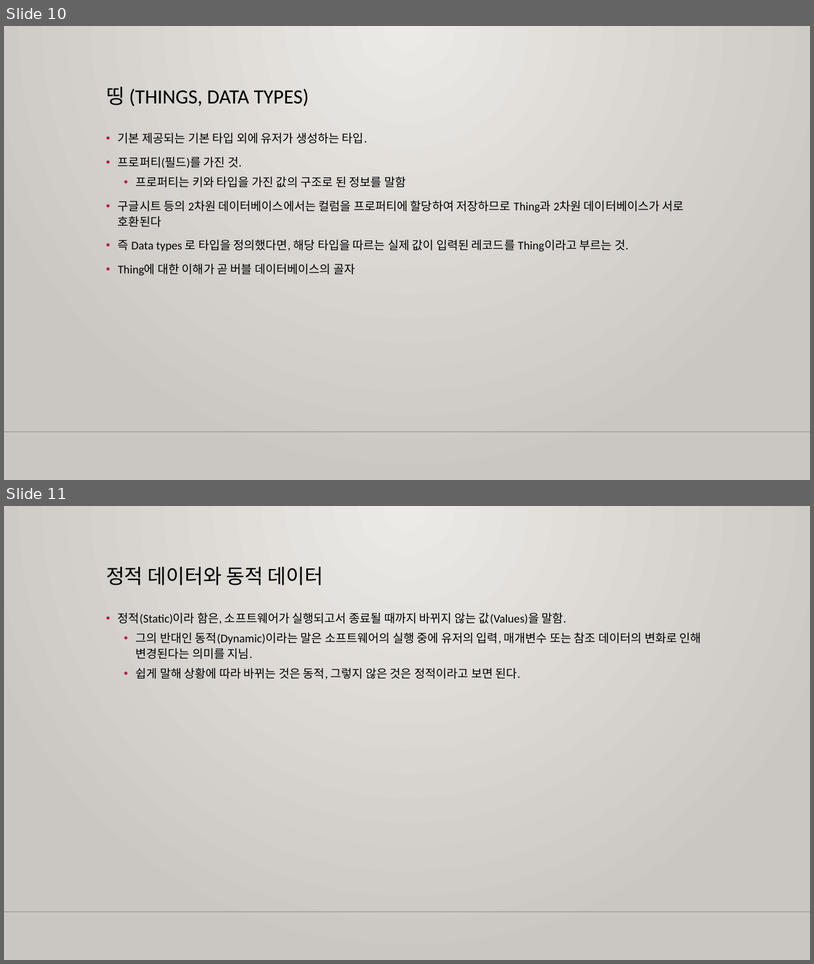
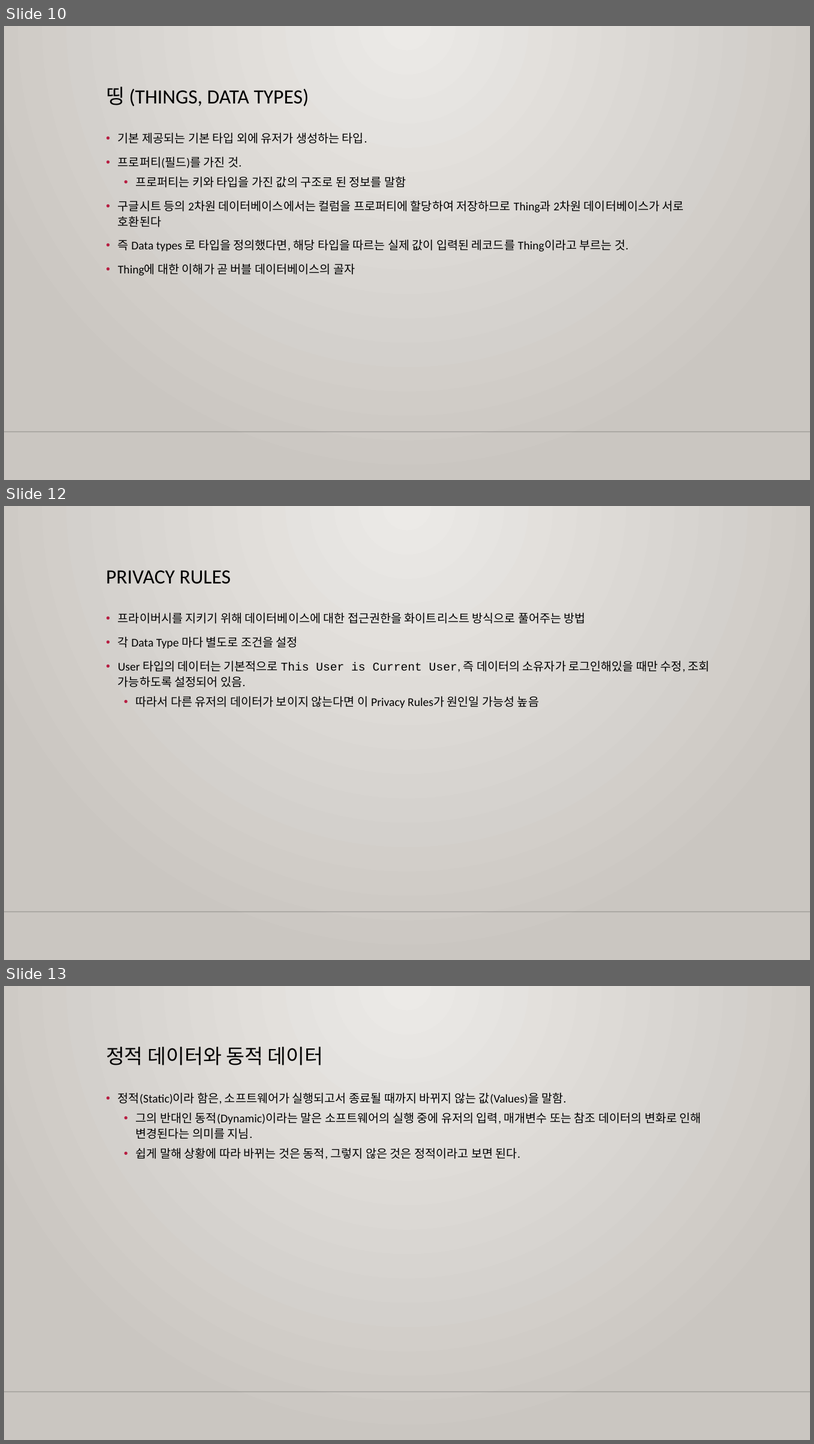
Before and after one commit to m00nlygreat/obsidian-vault, a slide deck: 노코드 엔지니어링/노코드 최강자 버블.pptx. Shown one above the other, each under a label of ours: slides 10 and 11 before the commit, slides 10, 12 and 13 after it; the slides between them are not shown. The pictures are 814x964 and 814x1444 pixels, drawn with LibreOffice and Linux fonts; fonts in the diff are those of the drawing; background and template pictures are left out. Boxes give left, top, right and bottom in pixels: in the first picture for what was removed or moved away, otherwise in the second. Text is boxed around its words. In the diff, an @@ line names an element or a change of style, - is before the commit and + after.

```diff
--- a/노코드 엔지니어링/노코드 최강자 버블.pptx
+++ b/노코드 엔지니어링/노코드 최강자 버블.pptx
@@ slide 12 added at (x1=4, y1=506, x2=810, y2=960), background gradient #ECEAE7 to #CAC7C1; not listed: 1 template element that a slide beside it also shows @@
@@ title added at (x1=106, y1=570, x2=231, y2=584), 24 pt, text #000000 @@
+PRIVACY RULES
@@ text added at (x1=118, y1=612, x2=710, y2=708), 14 pt, text #000000 @@
+• 프라이버시를 지키기 위해 데이터베이스에 대한 접근권한을 화이트리스트 방식으로 풀어주는 방법
+• 각 Data Type 마다 별도로 조건을 설정
+• User 타입의 데이터는 기본적으로 This User is Current User, 즉 데이터의 소유자가 로그인해있을 때만 수정, 조회 가능하도록 설정되어 있음.
+  • 따라서 다른 유저의 데이터가 보이지 않는다면 이 Privacy Rules가 원인일 가능성 높음
@@ what was slide 11 is now slide 13 @@
```
Also in this commit, not shown: 6 slides changed, 2 other slides added, 1 other file.
